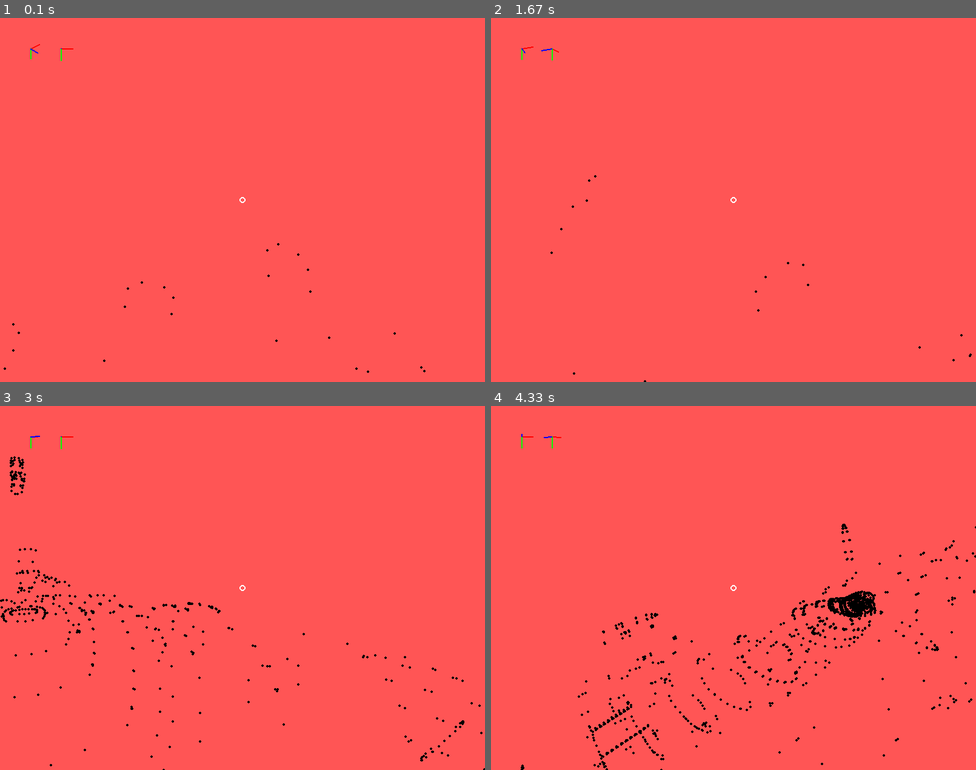
Above: before the commit, frames 1-4 (two rows, left to right).
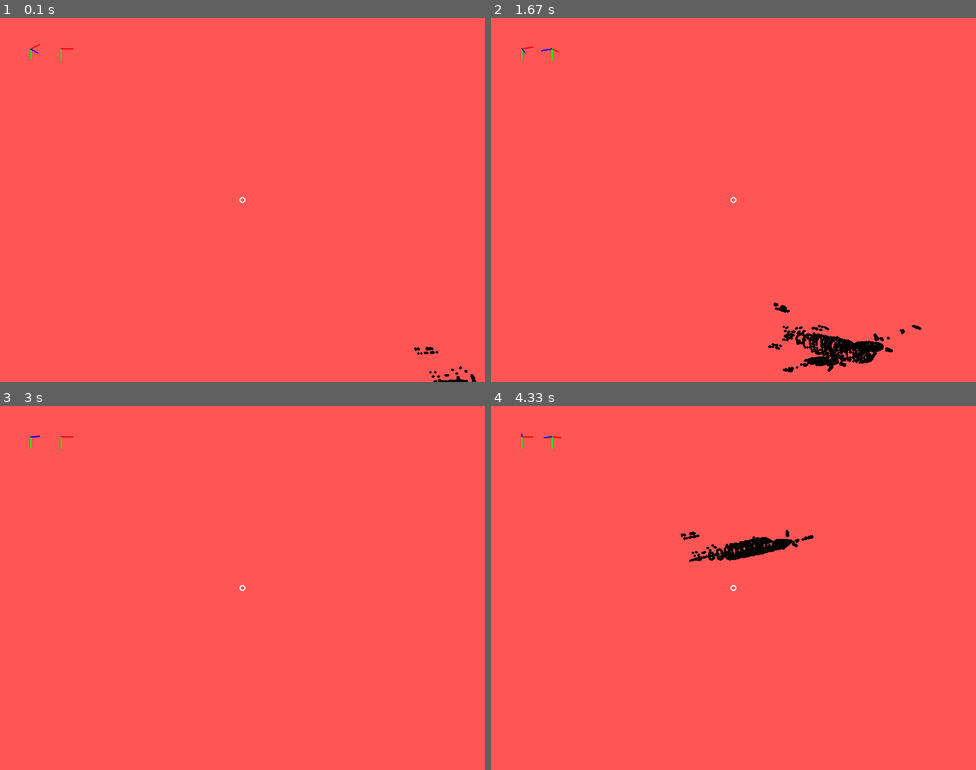
Above: after the commit, the same moments.

Repository: vitor-n/pygame-3D-graphics
Game: pygame game, started from main.py
The game is run twice, just before and just after one commit, with the same random seed, the same clock (stepped at 60 frames per second) and the same inputs.
Inputs (mouse positions are in pixels of both pictures, inside the frame that each line leads up to):
- Up to frame 1 (0.1 s): no input
- Up to frame 2 (1.67 s): hold Right 0.33-0.8 s; move the mouse to (714, 214) at 0.37 s; hold Up 0.83-1.13 s; move the mouse to (888, 189) at 0.87 s; hold Right 1.17-1.63 s; move the mouse to (733, 221) at 1.2 s
- Up to frame 3 (3 s): hold Left 1.67-2.2 s; move the mouse to (126, 591) at 1.7 s; hold Down 2.23-2.53 s; move the mouse to (291, 668) at 2.27 s; hold Left 2.57-2.97 s; move the mouse to (92, 675) at 2.6 s
- Up to frame 4 (4.33 s): hold Up 3-3.37 s; move the mouse to (806, 460) at 3.03 s; hold Right 3.4-4.03 s; move the mouse to (912, 715) at 3.43 s; hold Down from 4.07 s (still down); move the mouse to (791, 620) at 4.1 s

The runs differ from the first frame. In frame 1, 0.2% of the frame differs, in the area x 0-99%, y 61-100%; in frame 2, 1.3%; in frame 3, 0.9%; in frame 4, 2.5%, in the area x 6-100%, y 32-100%.

Commit message:
Corrigi a funcionalidade do initial_pos

Diff:
--- a/main.py
+++ b/main.py
@@ -24,7 +24,7 @@
 camera = Camera()
 camera_axes = AxesIndicator((camera.angle_x, camera.angle_y, camera.angle_z),(50, 50), 20)
 
-obj = Object_3D("cessna.obj", (0, 0, 0))
+obj = Object_3D("cessna.obj", (0, 0, 100))
 object_axes = AxesIndicator((obj.angle_x, obj.angle_y, obj.angle_z), (100, 50), 20)
 
 t = 0
--- a/object_3d.py
+++ b/object_3d.py
@@ -16,11 +16,9 @@
                 except:
                     pass
 
-                # A parte comentada faz com que o centro do objeto não esteja na origem de seu espaço!
-
-                x = float(x) #+ initial_pos[0]
-                y = float(y) #+ initial_pos[1]
-                z = float(z) #+ initial_pos[2]
+                x = float(x)
+                y = float(y)
+                z = float(z)
 
                 self.vertices.append([x,y,z,1])
 
@@ -33,7 +31,7 @@
         self._angle_z = 0
 
     def draw(self, screen: pygame.Surface, width: int, height: int, view_matrix: np.ndarray):
-        relative_vertices = self.vertices @ view_matrix.transpose()
+        relative_vertices = self.vertices @ (view_matrix @ translation(*self.initial_pos)).transpose()
         for vertex in relative_vertices:
             if vertex[0,3] < 0:
                 pygame.draw.circle(screen, "black", (vertex[0,0] / vertex[0,3] + width//2, vertex[0,1]/vertex[0,3] + height//2), 2)
